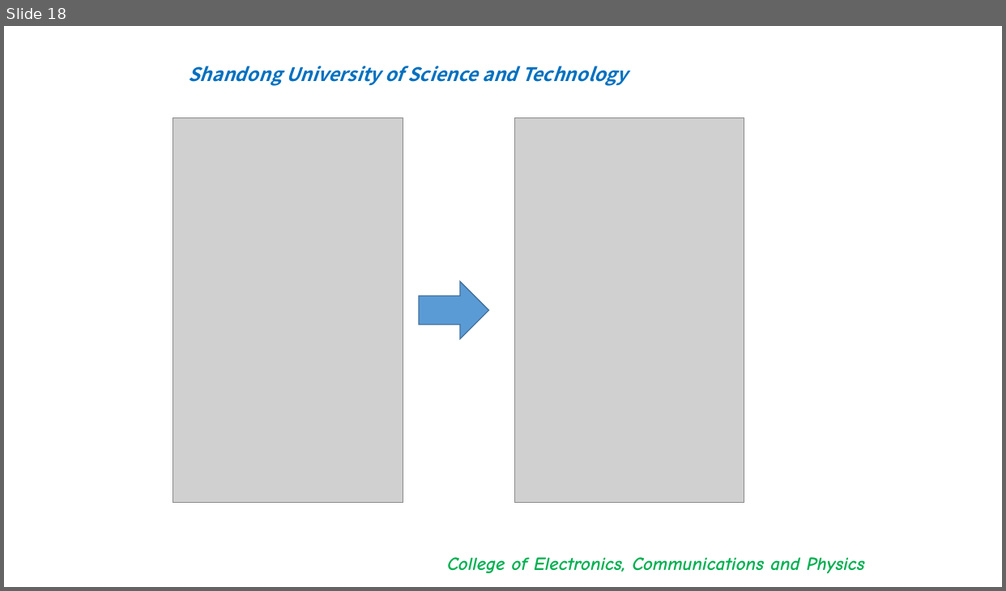
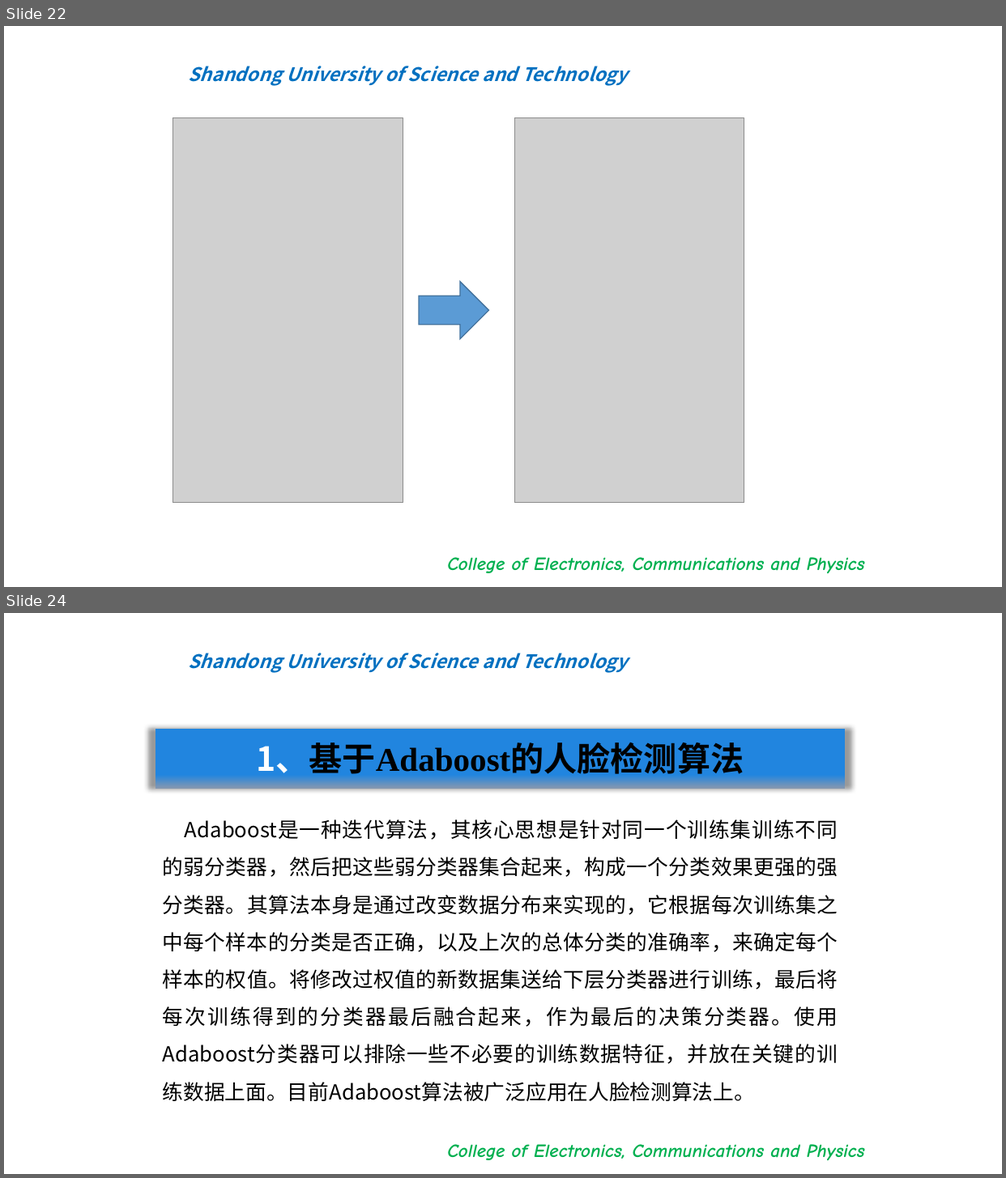
Before and after one commit to bigflyboy/biyelunwen, a slide deck: 王志远毕业答辩.pptx. Shown one above the other, each under a label of ours: slide 18 before the commit, slides 22 and 24 after it; the slides between them are not shown. The pictures are 1006x591 and 1006x1178 pixels, drawn with LibreOffice and Linux fonts; fonts in the diff are those of the drawing; grey boxes stand for pictures; background and template pictures are left out. Boxes give left, top, right and bottom in pixels: in the first picture for what was removed or moved away, otherwise in the second. Text is boxed around its words. In the diff, an @@ line names an element or a change of style, - is before the commit and + after.

```diff
--- a/王志远毕业答辩.pptx
+++ b/王志远毕业答辩.pptx
@@ slide 24 added at <box>4,613,1002,1174</box>, background #FFFFFF; not listed: 2 template elements that a slide beside it also shows @@
@@ rectangle added at <box>155,729,845,789</box>, fill gradient #2185DF to #8497B0 @@
@@ text added at <box>256,743,744,774</box>, 32 pt, text #000000, bold @@
+1、基于Adaboost的人脸检测算法
@@ text added at <box>163,820,837,1101</box>, 20 pt, text #000000 @@
+Adaboost是一种迭代算法，其核心思想是针对同一个训练集训练不同的弱分类器，然后把这些弱分类器集合起来，构成一个分类效果更强的强分类器。其算法本身是通过改变数据分布来实现的，它根据每次训练集之中每个样本的分类是否正确，以及上次的总体分类的准确率，来确定每个样本的权值。将修改过权值的新数据集送给下层分类器进行训练，最后将每次训练得到的分类器最后融合起来，作为最后的决策分类器。使用Adaboost分类器可以排除一些不必要的训练数据特征，并放在关键的训练数据上面。目前Adaboost算法被广泛应用在人脸检测算法上。
@@ what was slide 18 is now slide 22 @@
```
Also in this commit, not shown: 4 slides changed, 9 other slides added, 1 other file.
